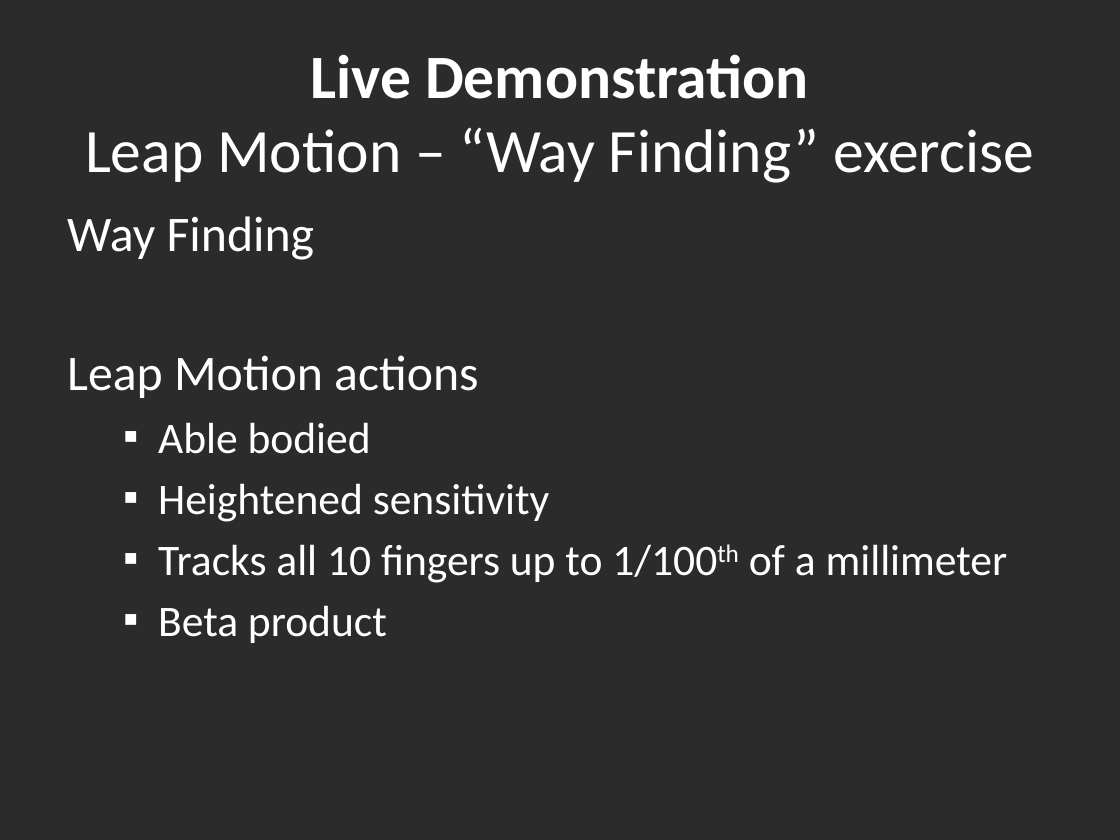
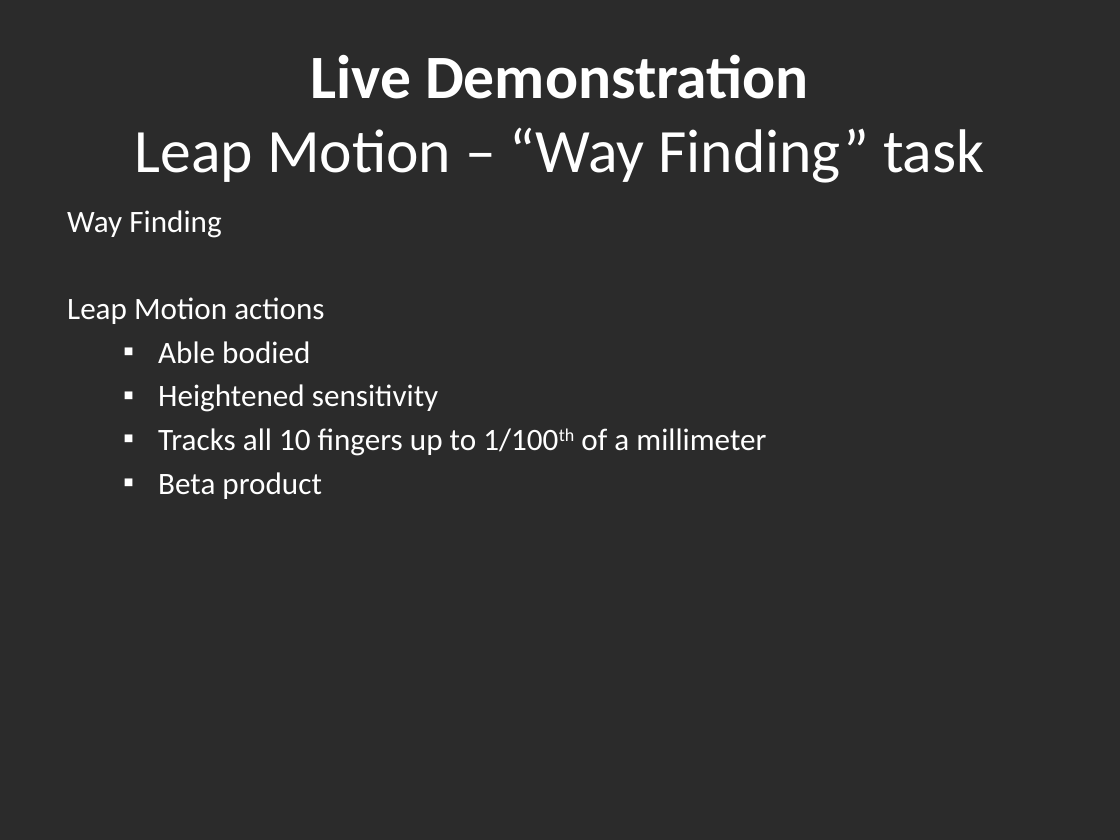
Before and after one commit to Hankli/VirtualEnvironments-Project, a slide deck: slide 13 of Documents/Presentations/Final Presentation v2.pptx. Drawn at 1120x840 pixels with LibreOffice and Linux fonts; fonts in the diff are those of the drawing; background and template pictures are left out; a plain dark background stands for a picture behind light text. Boxes give left, top, right and bottom in pixels: in the first picture for what was removed or moved away, otherwise in the second. Text is boxed around its words. In the diff, an @@ line names an element or a change of style, - is before the commit and + after.

```diff
--- a/Documents/Presentations/Final Presentation v2.pptx
+++ b/Documents/Presentations/Final Presentation v2.pptx
@@ title at [135, 54, 984, 183]: text changed @@
-Live Demonstration
-Leap Motion – “Way Finding” exercise
+Live Demonstration
+Leap Motion – “Way Finding” task
@@ text "Way Finding" at [67, 210, 766, 499]: size 32 to 20 pt in "Way Finding", "Leap Motion actions"; size 28 to 20 pt in "Able bodied", "Heightened sensitivity", "Tracks all 10 fingers up to 1/100th ...", "Beta product"; less space between paragraphs @@
```
Also in this commit, not shown: 16 other slides changed, 7 other files.
